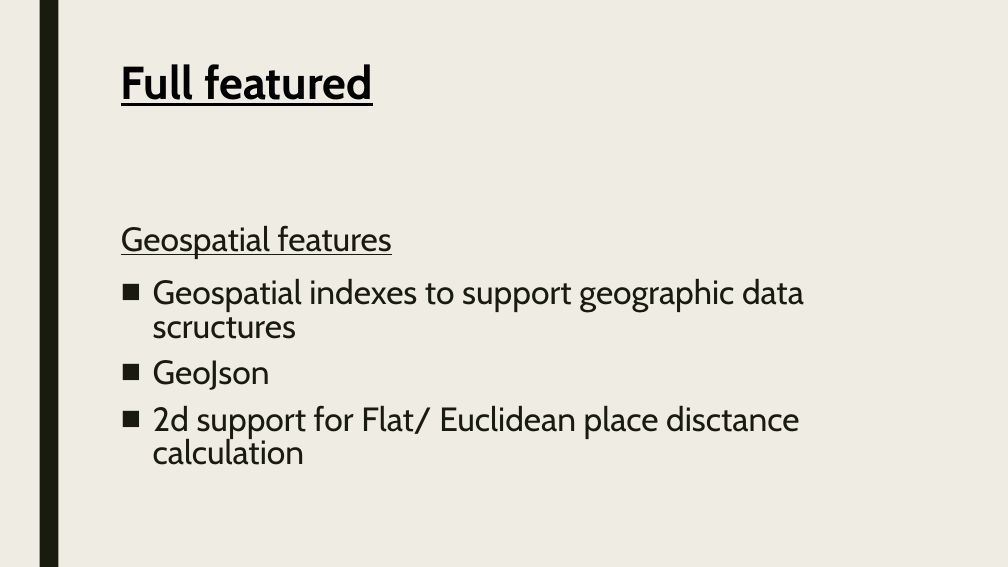
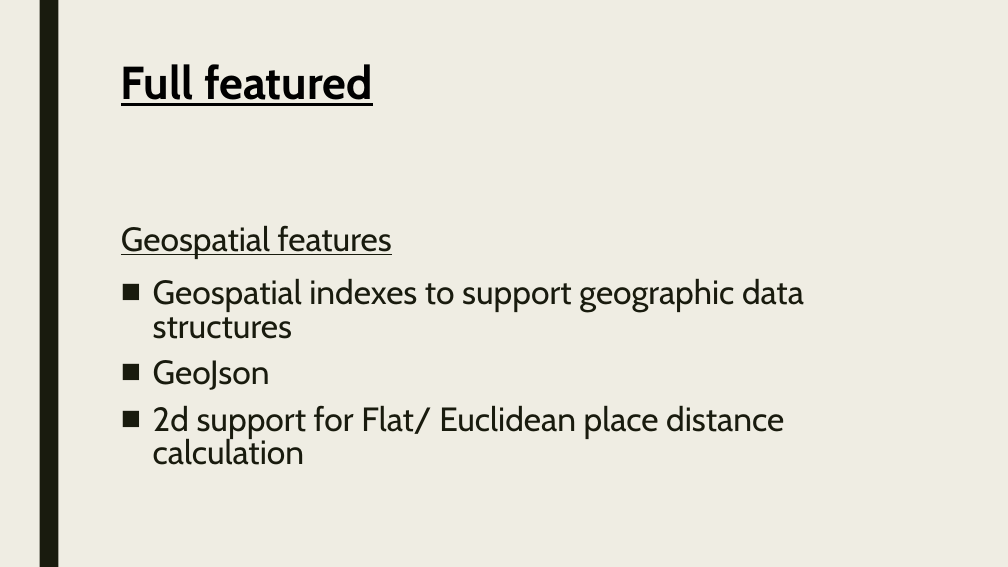
Before and after one commit to pkyurkchiev/mean-stack, a slide deck: slide 13 of presentations/mongoDB.pptx. Drawn at 1008x567 pixels with LibreOffice and Linux fonts; fonts in the diff are those of the drawing. Boxes give left, top, right and bottom in pixels: in the first picture for what was removed or moved away, otherwise in the second. Text is boxed around its words. In the diff, an @@ line names an element or a change of style, - is before the commit and + after.

```diff
--- a/presentations/mongoDB.pptx
+++ b/presentations/mongoDB.pptx
@@ text at (153,278,804,339): text changed @@
-■ Geospatial indexes to support geographic data scructures
+■ Geospatial indexes to support geographic data structures
@@ text at (153,405,784,465): text changed @@
-■ 2d support for Flat/ Euclidean place disctance calculation
+■ 2d support for Flat/ Euclidean place distance calculation
```
Also in this commit, not shown: 12 other files.
